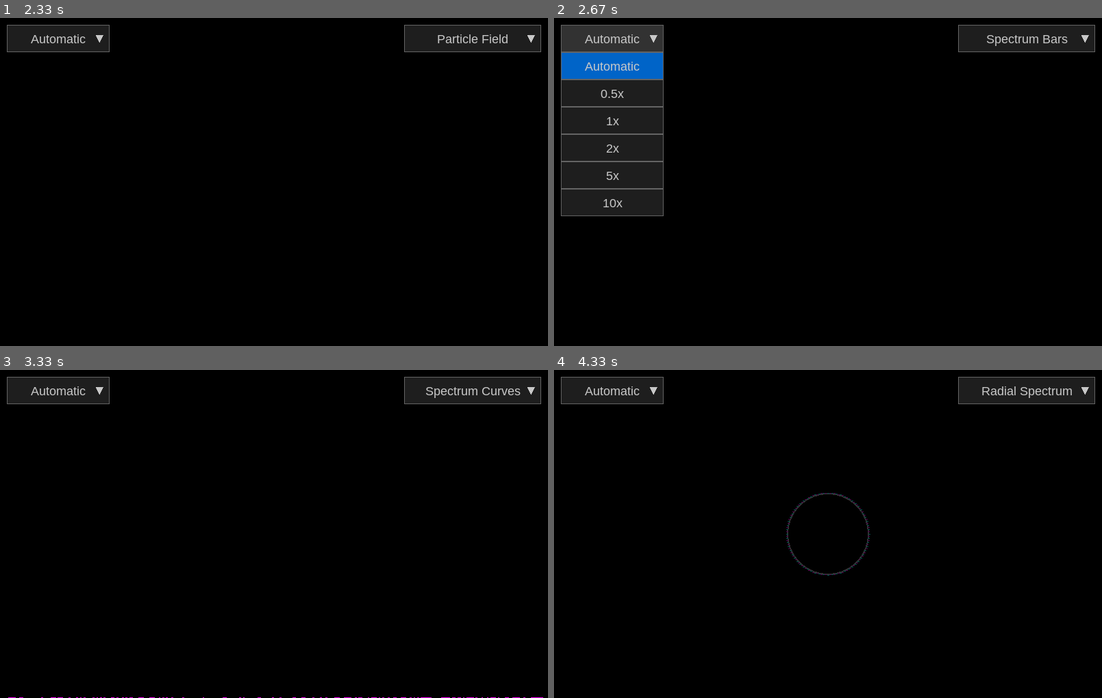
Above: before the commit, frames 1-4 (two rows, left to right).
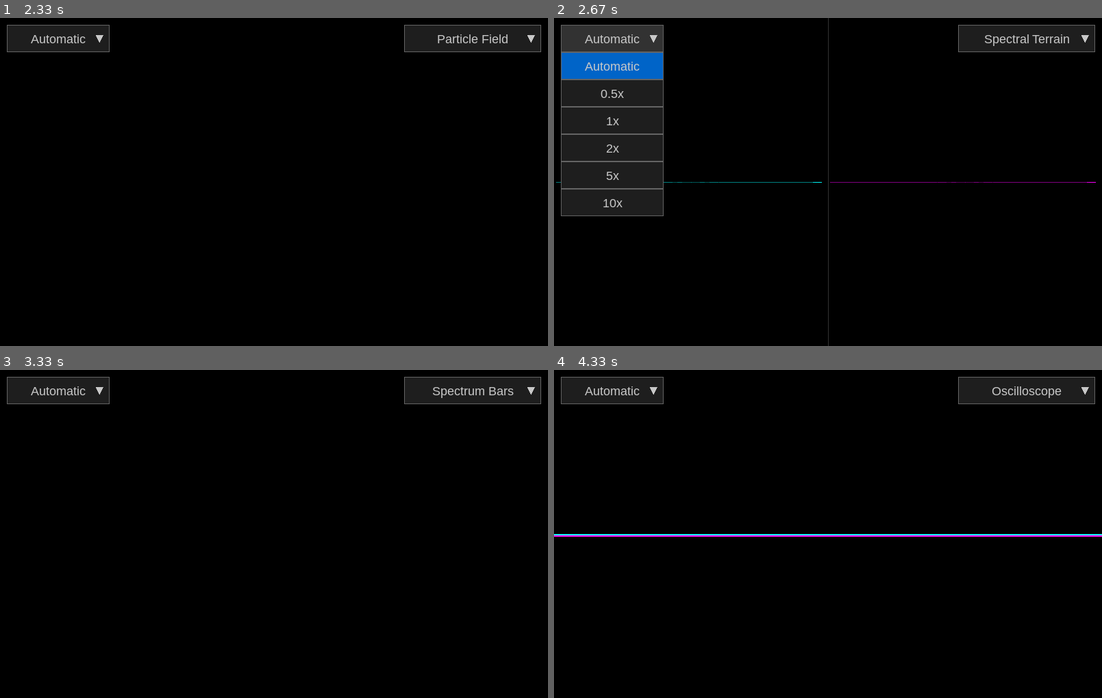
Above: after the commit, the same moments.

Repository: godelayheehoo/AudioViz
Game: pygame game, started from src/main.py
Same seed, same stepped clock (60 frames per second), same inputs: the game is played once before the commit and once after it.
Inputs (mouse positions are in pixels of both pictures, inside the frame that each line leads up to):
- Up to frame 1 (2.33 s): tap Space at 0.33, 0.73, 1.03, 1.23, 1.57, 1.87, 2.07 s
- Up to frame 2 (2.67 s): tap Space at 2.37 s; click "Automatic" at 2.62 s
- Up to frame 3 (3.33 s): click (257, 478) at 2.95 s; tap Space at 3.3 s
- Up to frame 4 (4.33 s): tap Space at 3.63, 3.93, 4.07 s

Frame 1 is identical in both runs. In frame 2, 0.5% of the frame differs, in the area x 0-99%, y 0-100%; in frame 3, 0.3%; in frame 4, 1.3%, in the area x 0-100%, y 5-63%.

Commit message:
spectral terrain

Diff:
--- a/src/render/pygame_render.py
+++ b/src/render/pygame_render.py
@@ -6,6 +6,7 @@
 from .ui import Dropdown
 from ..config import WINDOW_WIDTH, WINDOW_HEIGHT, FPS
 import random
+from collections import deque
 
 class ParticleSystem:
     """Efficient particle system using numpy arrays for Raspberry Pi performance."""
@@ -95,7 +96,7 @@
         self.mode = 'bars' # 'bars', 'line', 'spectrogram', 'wave'
 
         # Dropdown menu for mode selection
-        dropdown_options = ["Spectrum Bars", "Spectrum Curves", "Spectrogram", "Oscilloscope", "Radial Spectrum", "Radial Curves", "Phase Clock", "Particle Field"]
+        dropdown_options = ["Spectrum Bars", "Spectrum Curves", "Spectrogram", "Oscilloscope", "Radial Spectrum", "Radial Curves", "Phase Clock", "Particle Field", "Spectral Terrain"]
         self.mode_map = {
             "Spectrum Bars": "bars",
             "Spectrum Curves": "line",
@@ -104,7 +105,8 @@
             "Radial Spectrum": "radial",
             "Radial Curves": "radial_curves",
             "Phase Clock": "phase_clock",
-            "Particle Field": "particles"
+            "Particle Field": "particles",
+            "Spectral Terrain": "terrain"
         }
         dropdown_width = 200
         dropdown_height = 40
@@ -160,6 +162,11 @@
         self.particle_trail_surf.fill((0, 0, 0))
         self.particle_trail_surf.set_alpha(255)
 
+        # Spectral terrain setup
+        self.terrain_history_left = deque(maxlen=40)  # Store last 40 FFT frames
+        self.terrain_history_right = deque(maxlen=40)
+        self.terrain_num_bins = 60  # Number of frequency bins to display
+
     def _on_mode_select(self, idx, option_name):
         """Callback when user selects a mode from dropdown"""
         self.mode = self.mode_map[option_name]
@@ -240,6 +247,24 @@
         high_energy = np.mean(avg_spectrum[101:257])
 
         return low_energy, mid_energy, high_energy
+
+    def _project_3d_to_2d(self, x, y, z, center_x, center_y, scale=1.0, camera_distance=300):
+        """
+        Simple perspective projection from 3D to 2D.
+        Args:
+            x, y, z: 3D coordinates
+            center_x, center_y: Screen center
+            scale: Scaling factor
+            camera_distance: Distance from camera (affects perspective)
+        Returns:
+            (screen_x, screen_y)
+        """
+        # Simple perspective projection
+        # The farther away (larger z), the smaller the object appears
+        factor = camera_distance / (camera_distance + z)
+        screen_x = center_x + (x * scale * factor)
+        screen_y = center_y - (y * scale * factor)  # Negative because screen Y increases downward
+        return int(screen_x), int(screen_y)
 
     def render(self, spectrum: np.ndarray, audio_chunk: np.ndarray = None, phase: np.ndarray = None):
         self.screen.fill((0, 0, 0)) # Clear screen
@@ -271,6 +296,8 @@
                 self._render_phase_clock(spectrum, phase)
         elif self.mode == 'particles':
             self._render_particle_field(spectrum)
+        elif self.mode == 'terrain':
+            self._render_spectral_terrain(spectrum)
 
         # Draw dropdowns
         self.scale_dropdown.draw(self.screen)
@@ -734,6 +761,94 @@
 
         # Blit trail surface to main screen
         self.screen.blit(self.particle_trail_surf, (0, 0))
+
+    def _render_spectral_terrain(self, spectrum):
+        """
+        Render stereo spectral terrain as 3D wireframe landscapes.
+        Frequency = X axis, Amplitude = Y axis, Time = Z axis (depth).
+        """
+        # Update terrain history buffers
+        left_data = spectrum[0][:self.terrain_num_bins]
+        right_data = spectrum[1][:self.terrain_num_bins]
+
+        self.terrain_history_left.append(left_data.copy())
+        self.terrain_history_right.append(right_data.copy())
+
+        # Need at least 2 frames to draw terrain
+        if len(self.terrain_history_left) < 2:
+            return
+
+        # Rendering parameters
+        half_width = WINDOW_WIDTH // 2
+
+        # Side-by-side layout
+        # Left channel: left half, Right channel: right half
+        channels_data = [
+            (self.terrain_history_left, 0, half_width, (0, 255, 255)),  # Cyan
+            (self.terrain_history_right, half_width, WINDOW_WIDTH, (255, 0, 255))  # Magenta
+        ]
+
+        for history, x_start, x_end, base_color in channels_data:
+            center_x = (x_start + x_end) // 2
+            center_y = WINDOW_HEIGHT // 2
+
+            # Convert history deque to numpy array for easier manipulation
+            terrain_data = np.array(list(history))  # Shape: (depth, num_bins)
+            depth = len(terrain_data)
+
+            # Scale factors
+            x_scale = (x_end - x_start) / (self.terrain_num_bins + 1)
+            y_scale = 150  # Amplitude scaling
+            z_scale = 8    # Depth scaling
+
+            # Draw wireframe
+            # Draw horizontal lines (connecting frequency bins at same time/depth)
+            for z_idx in range(depth):
+                z = z_idx * z_scale
+
+                # Brightness based on depth (farther = dimmer)
+                depth_factor = 1.0 - (z_idx / depth) * 0.7
+                color = tuple(int(c * depth_factor) for c in base_color)
+
+                points = []
+                for x_idx in range(self.terrain_num_bins):
+                    x = (x_idx - self.terrain_num_bins // 2) * x_scale
+                    y = terrain_data[z_idx][x_idx] * y_scale
+
+                    screen_x, screen_y = self._project_3d_to_2d(x, y, z, center_x, center_y, scale=1.0)
+                    points.append((screen_x, screen_y))
+
+                # Draw line connecting all points at this depth
+                if len(points) > 1:
+                    try:
+                        pygame.draw.lines(self.screen, color, False, points, 1)
+                    except:
+                        pass  # Skip if points are out of bounds
+
+            # Draw vertical lines (connecting same frequency across time/depth)
+            # Draw fewer vertical lines for performance
+            for x_idx in range(0, self.terrain_num_bins, 3):  # Every 3rd bin
+                points = []
+                for z_idx in range(depth):
+                    z = z_idx * z_scale
+                    x = (x_idx - self.terrain_num_bins // 2) * x_scale
+                    y = terrain_data[z_idx][x_idx] * y_scale
+
+                    screen_x, screen_y = self._project_3d_to_2d(x, y, z, center_x, center_y, scale=1.0)
+                    points.append((screen_x, screen_y))
+
+                # Draw line connecting all points for this frequency
+                if len(points) > 1:
+                    # Use dimmer color for vertical lines
+                    vert_color = tuple(int(c * 0.5) for c in base_color)
+                    try:
+                        pygame.draw.lines(self.screen, vert_color, False, points, 1)
+                    except:
+                        pass  # Skip if points are out of bounds
+
+        # Draw center separator line
+        pygame.draw.line(self.screen, (50, 50, 50), (half_width, 0), (half_width, WINDOW_HEIGHT), 1)
+
     def _render_waveform(self, audio_chunk):
         # audio_chunk shape (CHUNK_SIZE, 2)
         # We need to stabilize the waveform using a simple zero-crossing trigger on the Left channel
@@ -809,8 +924,8 @@
             # Optional: Keep spacebar as a keyboard shortcut
             if event.type == pygame.KEYDOWN:
                 if event.key == pygame.K_SPACE:
-                    modes = ['bars', 'line', 'spectrogram', 'wave', 'radial', 'radial_curves', 'phase_clock', 'particles']
-                    mode_names = ["Spectrum Bars", "Spectrum Curves", "Spectrogram", "Oscilloscope", "Radial Spectrum", "Radial Curves", "Phase Clock", "Particle Field"]
+                    modes = ['bars', 'line', 'spectrogram', 'wave', 'radial', 'radial_curves', 'phase_clock', 'particles', 'terrain']
+                    mode_names = ["Spectrum Bars", "Spectrum Curves", "Spectrogram", "Oscilloscope", "Radial Spectrum", "Radial Curves", "Phase Clock", "Particle Field", "Spectral Terrain"]
                     current_idx = modes.index(self.mode)
                     next_idx = (current_idx + 1) % len(modes)
                     self.mode = modes[next_idx]
